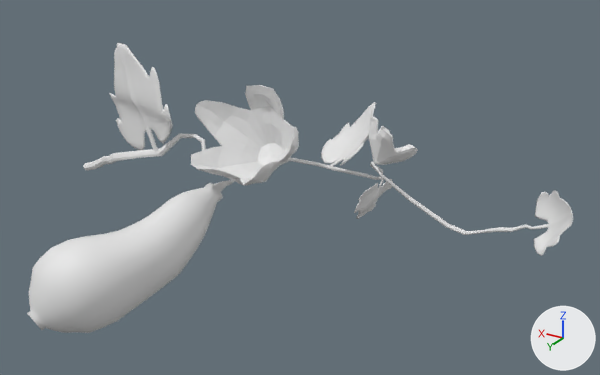
A saved change to the FBX model 3D_Models/Plants/Calabacin/FBX_Files/Veg_calabacinL.fbx.
Before and after are seen from a 50 mm camera at (-0.696, 1.054, 0.728) aimed at (-0.08, 0.027, 0.214). The lights are fixed; the arrows at lower right show +X, +Y and +Z. Where no turn or scale is listed for an object, it has been applied to the vertices.

In view in the first picture: 'calabazin', 'flor', 'flor.001', 'hoja1', 'hoja1.001', 'hoja1.002', 'rama2'.
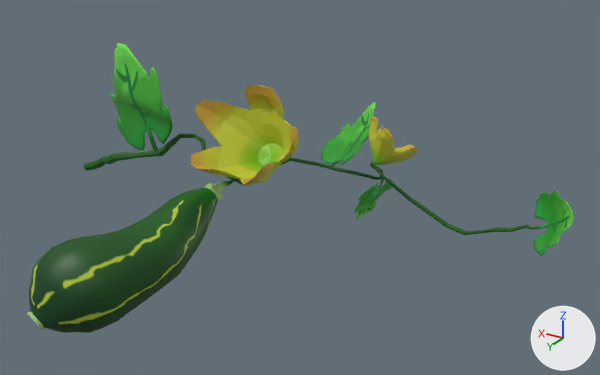
Patch to the scene script:
```diff
--- a/3D_Models/Plants/Calabacin/FBX_Files/Veg_calabacinL.fbx.py
+++ b/3D_Models/Plants/Calabacin/FBX_Files/Veg_calabacinL.fbx.py
@@ me_cylinder_012 @@
 me_cylinder_012.from_pydata(...)  # 469 vertices, 472 faces; spans x -0.114..0.097, y -0.032..0.05, z -0.104..0.091
+me_cylinder_012.materials.append(mat_material_001)  # picture img_veg_calabacins_bc_png
@@ me_cylinder_013 @@
 me_cylinder_013.from_pydata(...)  # 469 vertices, 472 faces; spans x -0.0179..0.0204, y -0.0463..0.0425, z -0.0372..0.0379
+me_cylinder_013.materials.append(mat_material_006)  # picture img_veg_calabacins_bc_png
@@ me_cylinder_014 @@
 me_cylinder_014.from_pydata(...)  # 469 vertices, 472 faces; spans x -0.0515..0.0675, y -0.0606..0.0701, z -0.0464..0.054
+me_cylinder_014.materials.append(mat_material_004)  # picture img_veg_calabacins_bc_png
@@ me_cylinder @@
 me_cylinder.from_pydata(...)  # 370 vertices, 362 faces; spans x -0.097..0.11, y -0.054..0.097, z -0.053..0.092
+me_cylinder.materials.append(mat_material_002)  # picture img_veg_calabacinm_bc_png
@@ me_cylinder_021 @@
 me_cylinder_021.from_pydata(...)  # 202 vertices, 210 faces; spans x -0.091..0.109, y -0.17..0.145, z -0.098..0.093
+me_cylinder_021.materials.append(mat_material)  # picture img_veg_calabacinl_bc_png
@@ me_cylinder_016 @@
 me_cylinder_016.from_pydata(...)  # 373 vertices, 362 faces; spans x -0.0459..0.0306, y -0.0546..0.0352, z -0.0273..0.0482
+me_cylinder_016.materials.append(mat_material_003)  # picture img_veg_calabacinm_bc_png
@@ me_cylinder_015 @@
-me_cylinder_015.from_pydata(...)  # 792 vertices, 800 faces; spans x -0.492..0.413, y -0.132..0.04, z 0.133..0.274
+me_cylinder_015.from_pydata(...)  # 766 vertices, 776 faces; spans x -0.492..0.413, y -0.132..0.033, z 0.133..0.274
+# me_cylinder_015 part 1
+# 28 vertices are removed from x 0.067..0.095, y -0.008..0.04, z 0.164..0.187
+# 30 faces are deleted
+# 2 vertices are added at (0.07, -0.008, 0.184), (0.071, -0.007, 0.182)
+# 6 new faces join them
+# me_cylinder_015 part 2: 165 kept faces spanning x -0.27..0.326, y -0.132..0.033, z 0.174..0.258 get new texture (UV) coordinates
+# me_cylinder_015 part 3: 770 faces spanning x -0.492..0.413, y -0.132..0.033, z 0.133..0.274 switch from no material to mat_material_005 (picture img_veg_calabacins_bc_png)
@@ ob_pepita @@
+ob_pepita = bpy.data.objects.new('pepita', me_cylinder_019)  # 30 vertices, 24 faces; spans x 0.0679..0.0951, y -0.0101..0.04, z 0.164..0.1864; in mat_material_005 (picture img_veg_calabacins_bc_png)
+ob_pepita.location = (0.0, 0.0, 0.0)
```

Boxes [x1, y1, x2, y2] around the edits, measured in the pictures (600 x 375 px):
'calabazin', recoloured (white to green): [27, 183, 223, 333] in both
'flor', recoloured (white to yellow): [191, 85, 299, 186] in both
'hoja1', recoloured (grey to green): [109, 43, 173, 153] in both
'hoja1.002', recoloured (white to green): [321, 102, 376, 167] in both
'flor.001', recoloured (grey to yellow): [369, 117, 418, 165] in both
'hoja1.001', recoloured (grey to green): [354, 178, 393, 219] in both
'pepita', added: after [214, 179, 235, 192]
part 1 of me_cylinder_015, cut back: before [214, 176, 244, 192]; after [224, 176, 244, 185]
part 2 of me_cylinder_015, surface changed (white to green): [107, 133, 429, 213] in both
part 3 of me_cylinder_015, recoloured (white to green): [83, 134, 573, 256] in both
